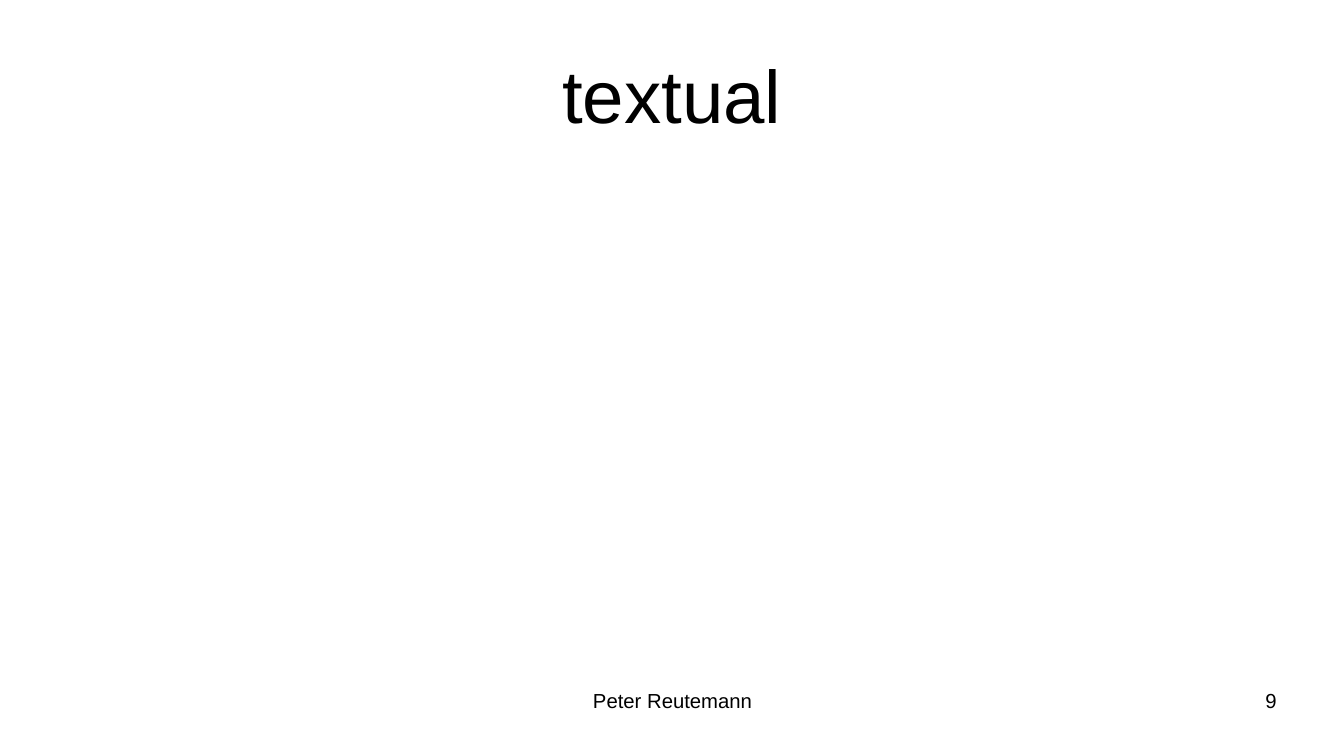
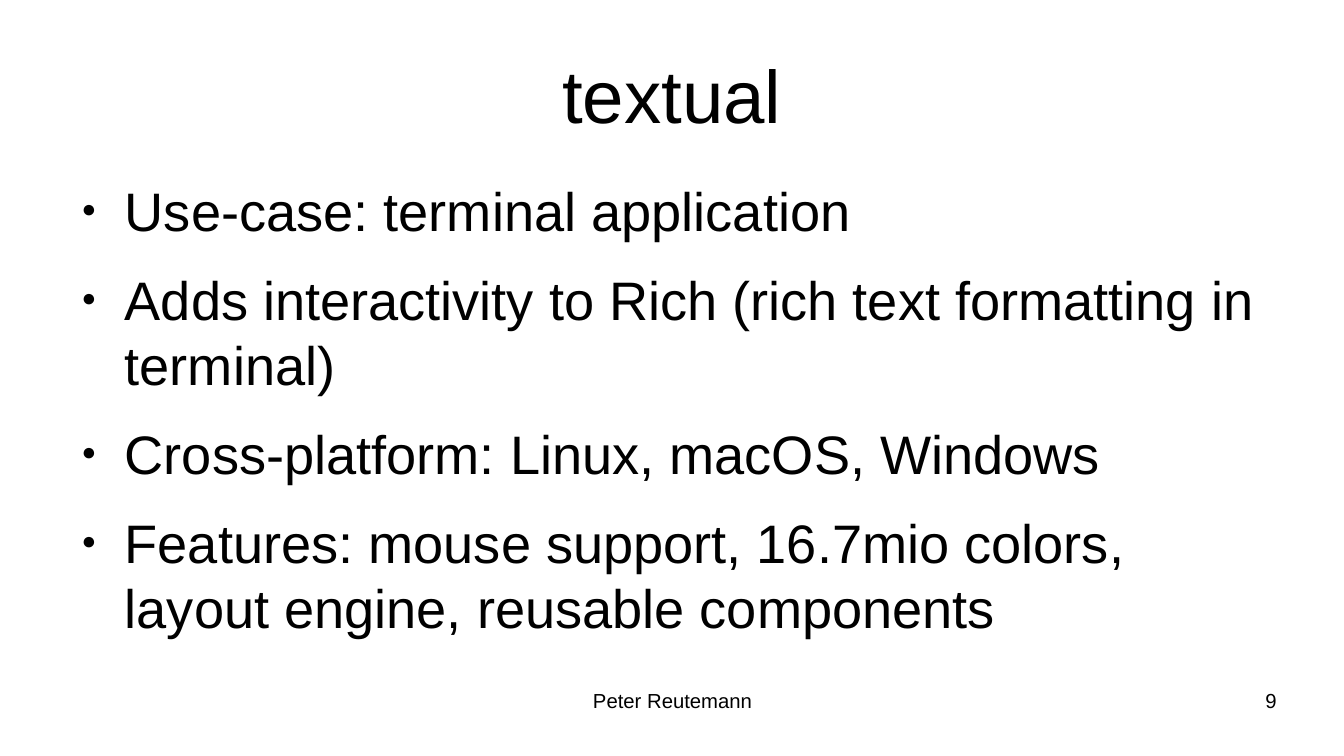
Before and after one commit to HamPUG/meetings, a slide deck: slide 9 of 2023/2023-03-13/user_interfaces.odp. Drawn at 1344x756 pixels with LibreOffice and Linux fonts; fonts in the diff are those of the drawing. Boxes give left, top, right and bottom in pixels: in the first picture for what was removed or moved away, otherwise in the second. Text is boxed around its words. In the diff, an @@ line names an element or a change of style, - is before the commit and + after.

Commit message:
added rquirements.txt; added basic textual stuff/examples

```diff
--- a/2023/2023-03-13/user_interfaces.odp
+++ b/2023/2023-03-13/user_interfaces.odp
@@ text added at bbox=[125, 191, 1253, 637], 32 pt, text #000000 @@
+● Use-case: terminal application
+● Adds interactivity to Rich (rich text formatting in terminal)
+● Cross-platform: Linux, macOS, Windows
+● Features: mouse support, 16.7mio colors, layout engine, reusable components
```
Also in this commit, not shown: 2 slides added, 18 other files.
